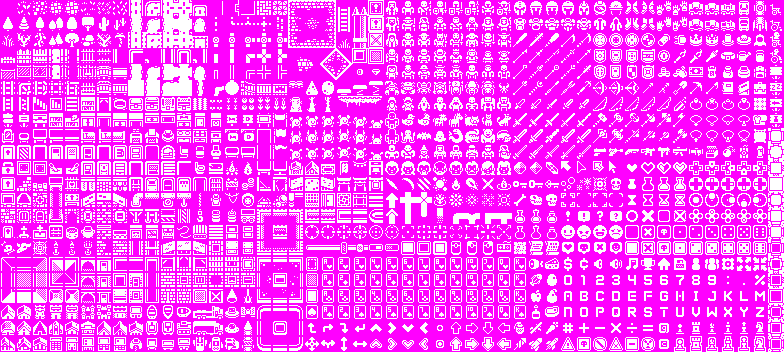
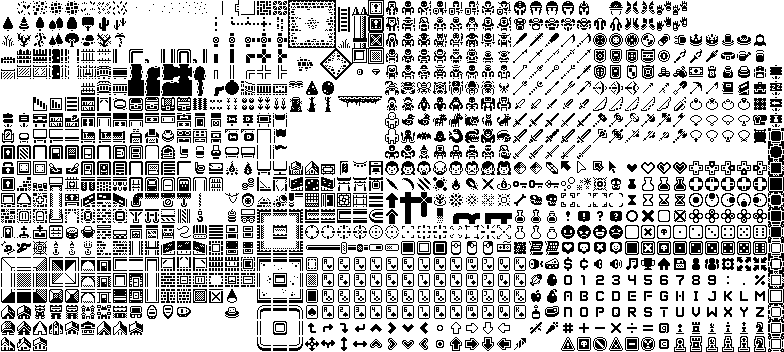
Layered file, before and after one edit (w=784, h=352). Changes by layer:
painted on "Background" over [left=0, top=0, right=784, bottom=352]
removed layer "Paint Layer 1" over [left=0, top=0, right=784, bottom=352]